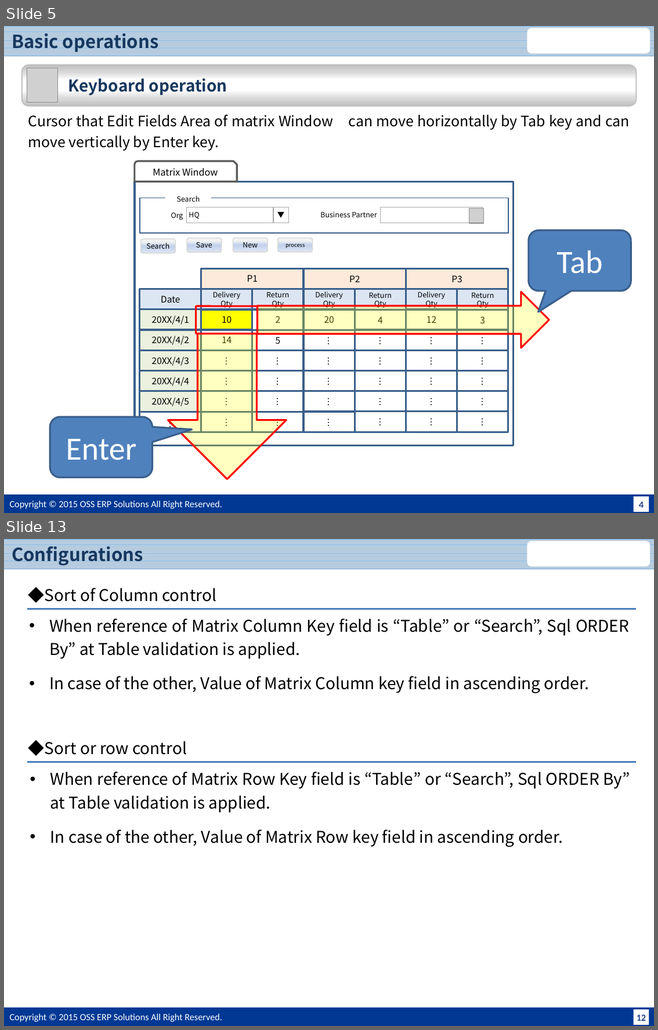
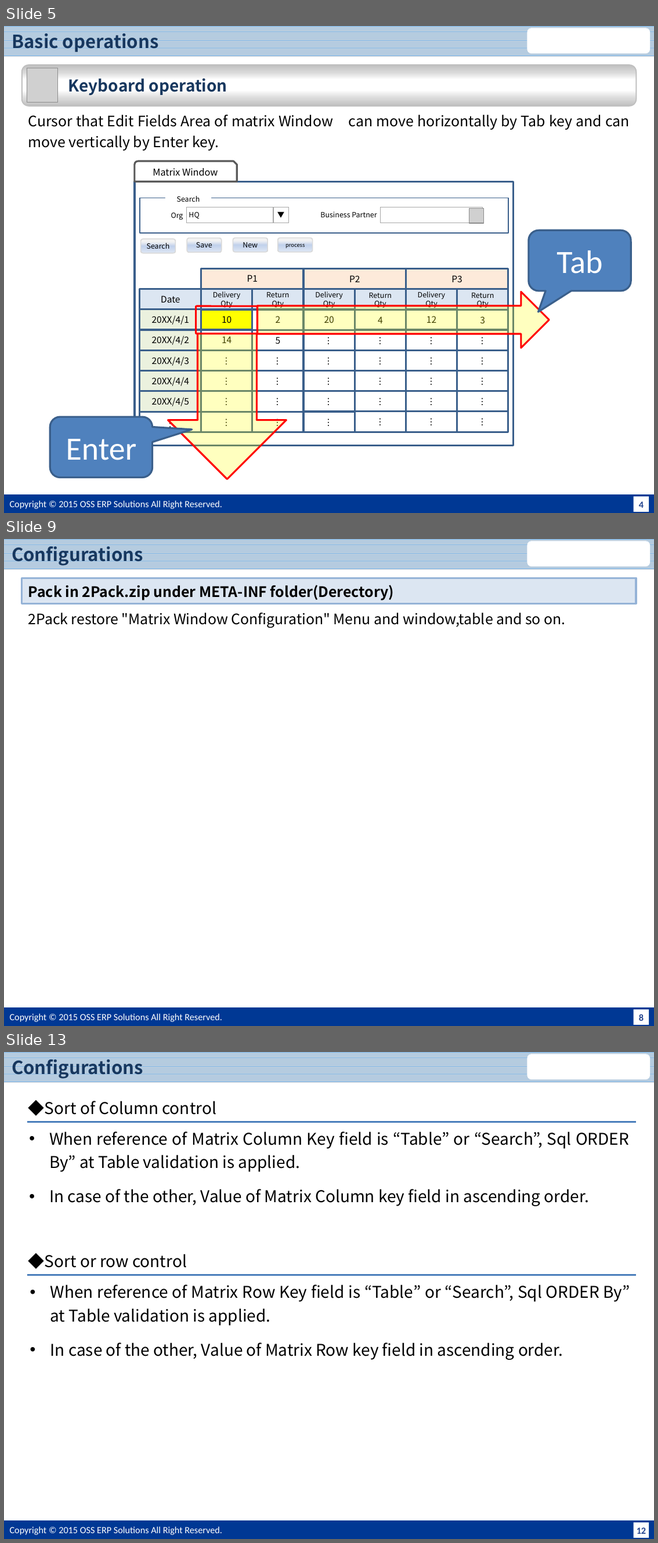
Before and after one commit to JPiere/jpiere.plugin.webui.matrixwindow, a slide deck: Doc/JPIERE-0098_MatrixWindow.pptx. Shown one above the other, each under a label of ours: slides 5 and 13 before the commit, slides 5, 9 and 13 after it; the slides between them are not shown. The pictures are 658x1030 and 658x1543 pixels, drawn with LibreOffice and Linux fonts; fonts in the diff are those of the drawing; grey boxes stand for pictures; background and template pictures are left out. Boxes give left, top, right and bottom in pixels: in the first picture for what was removed or moved away, otherwise in the second. Text is boxed around its words. In the diff, an @@ line names an element or a change of style, - is before the commit and + after.

```diff
--- a/Doc/JPIERE-0098_MatrixWindow.pptx
+++ b/Doc/JPIERE-0098_MatrixWindow.pptx
@@ slide 9 added at (x1=4, y1=539, x2=654, y2=1026), background #FFFFFF; not listed: 5 template elements that a slide beside it also shows @@
@@ title added at (x1=12, y1=542, x2=143, y2=566), 20 pt, text #17375E, bold @@
+Configurations
@@ rectangle added at (x1=22, y1=578, x2=636, y2=603), fill #DCE6F2, outline #95B3D7 2 pt, 16 pt, text #000000, bold @@
+Pack in 2Pack.zip under META-INF folder(Derectory)
@@ text added at (x1=28, y1=613, x2=565, y2=628), 16 pt, text #000000 @@
+2Pack restore "Matrix Window Configuration" Menu and window,table and so on.
```
Also in this commit, not shown: 5 slides changed, 3 other slides added, 5 slides removed, 4 other files.
